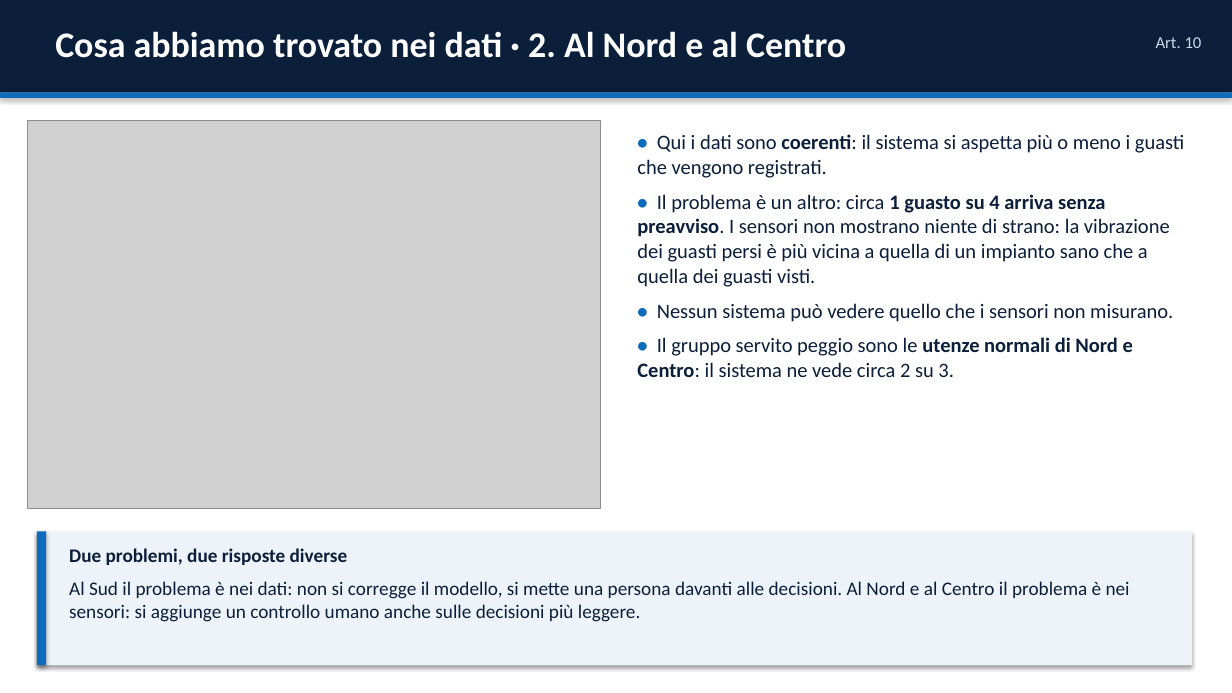
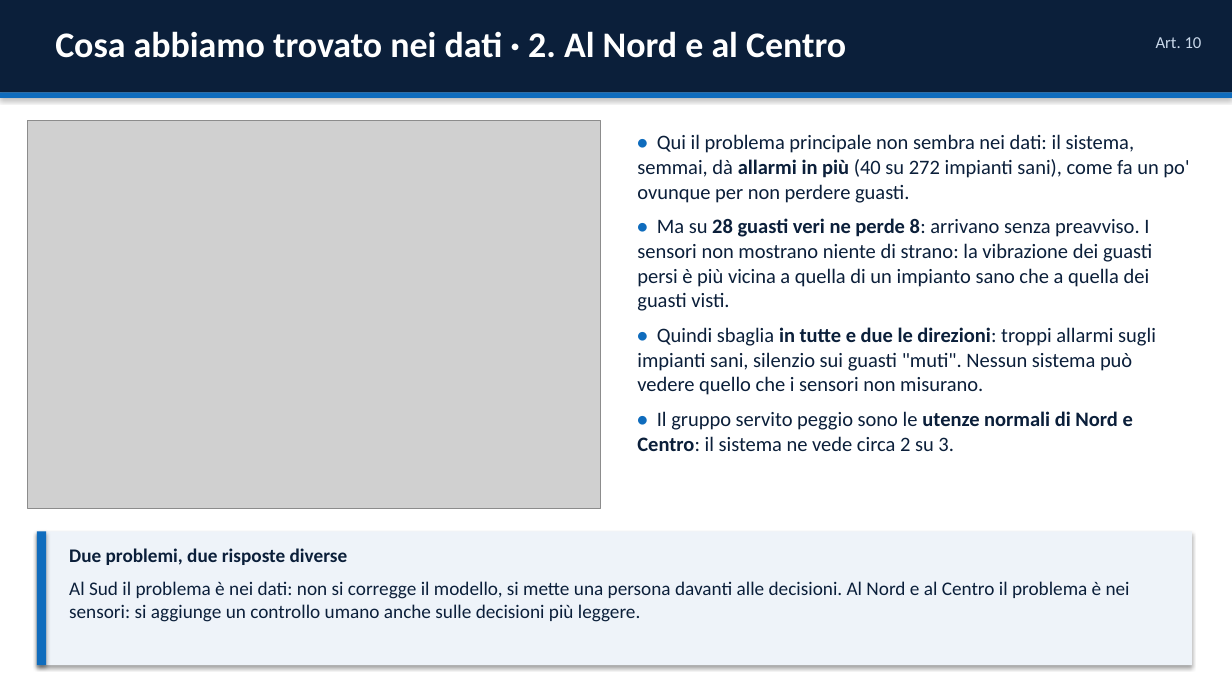
Before and after one commit to GuidoMerliniEnel/ai-act-hackaton, a slide deck: slide 5 of consegna/EnerGuard_Presentazione.pptx. Drawn at 1232x693 pixels with LibreOffice and Linux fonts; fonts in the diff are those of the drawing; grey boxes stand for pictures. Boxes give left, top, right and bottom in pixels: in the first picture for what was removed or moved away, otherwise in the second. Text is boxed around its words. In the diff, an @@ line names an element or a change of style, - is before the commit and + after.

Commit message:
docs(consegna): fix calibration chart and Nord wording in slides

```diff
--- a/consegna/EnerGuard_Presentazione.pptx
+++ b/consegna/EnerGuard_Presentazione.pptx
@@ text at bbox=[637, 134, 1189, 395]: text changed @@
-• Qui i dati sono coerenti: il sistema si aspetta più o meno i guasti che vengono registrati.
-• Il problema è un altro: circa 1 guasto su 4 arriva senza preavviso. I sensori non mostrano niente di strano: la vibrazione dei guasti persi è più vicina a quella di un impianto sano che a quella dei guasti visti.
-• Nessun sistema può vedere quello che i sensori non misurano.
+• Qui il problema principale non sembra nei dati: il sistema, semmai, dà allarmi in più (40 su 272 impianti sani), come fa un po' ovunque per non perdere guasti.
+• Ma su 28 guasti veri ne perde 8: arrivano senza preavviso. I sensori non mostrano niente di strano: la vibrazione dei guasti persi è più vicina a quella di un impianto sano che a quella dei guasti visti.
+• Quindi sbaglia in tutte e due le direzioni: troppi allarmi sugli impianti sani, silenzio sui guasti "muti". Nessun sistema può vedere quello che i sensori non misurano.
```
Also in this commit, not shown: 2 other slides changed, 2 other files.
